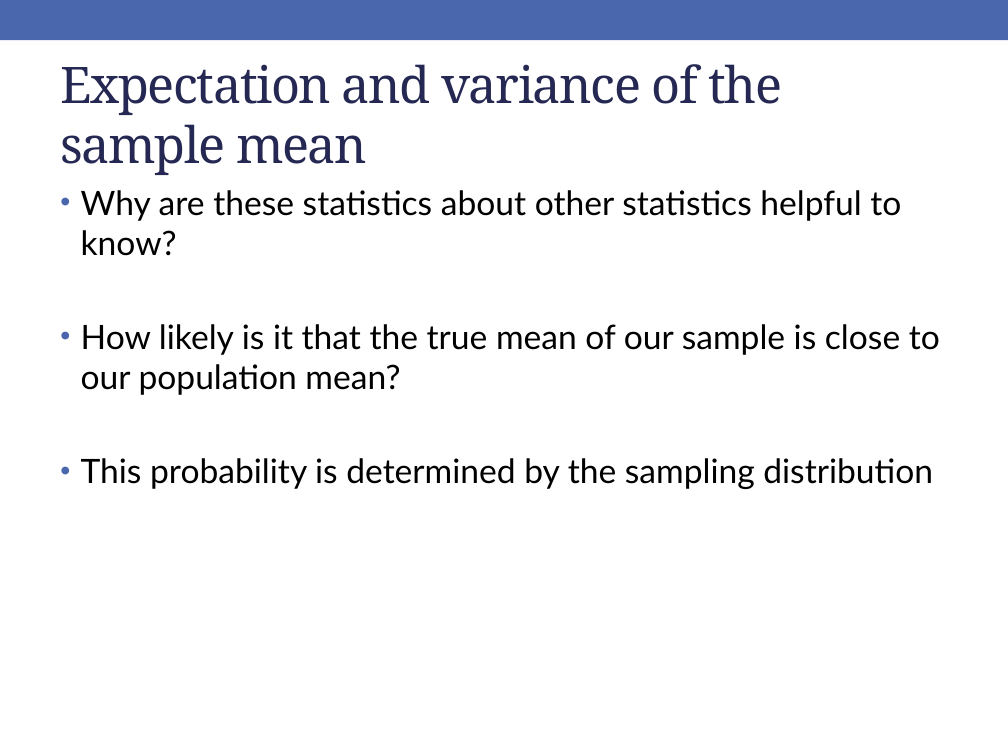
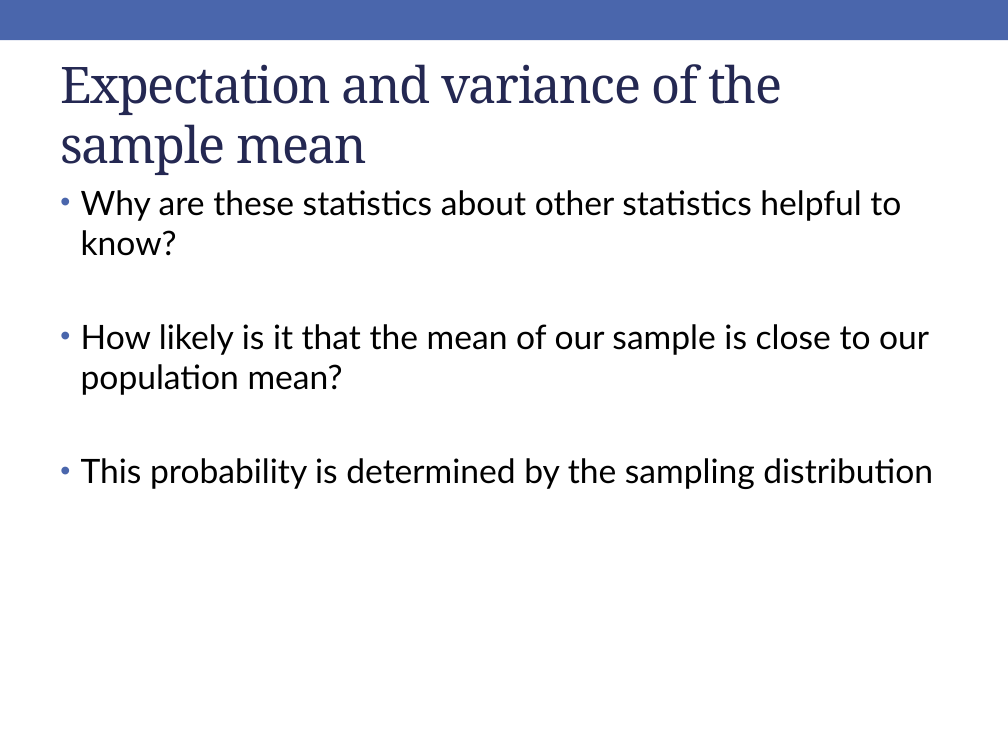
Before and after one commit to rebeccal/ohsu-math630, a slide deck: slide 24 of slides/cm041.pptx (slide 32 before the commit). Drawn at 1008x756 pixels with LibreOffice and Linux fonts; fonts in the diff are those of the drawing. Boxes give left, top, right and bottom in pixels: in the first picture for what was removed or moved away, otherwise in the second. Text is boxed around its words. In the diff, an @@ line names an element or a change of style, - is before the commit and + after.

```diff
--- a/slides/cm041.pptx
+++ b/slides/cm041.pptx
@@ text at (81, 324, 929, 395): text changed @@
-• How likely is it that the true mean of our sample is close to our population mean?
+• How likely is it that the mean of our sample is close to our population mean?
```
Also in this commit, not shown: 2 other slides changed, 6 slides added, 3 slides removed, 6 other files.
